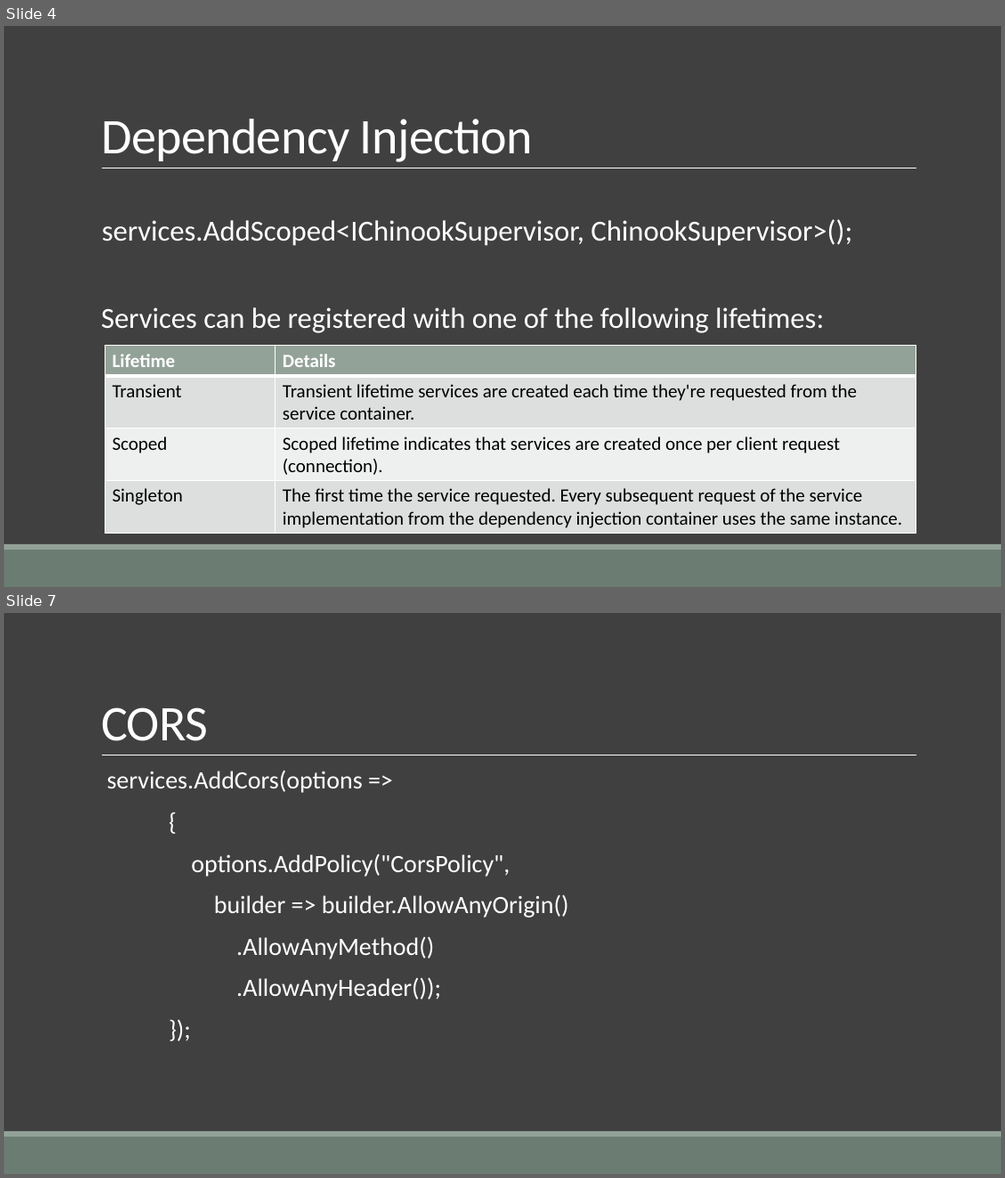
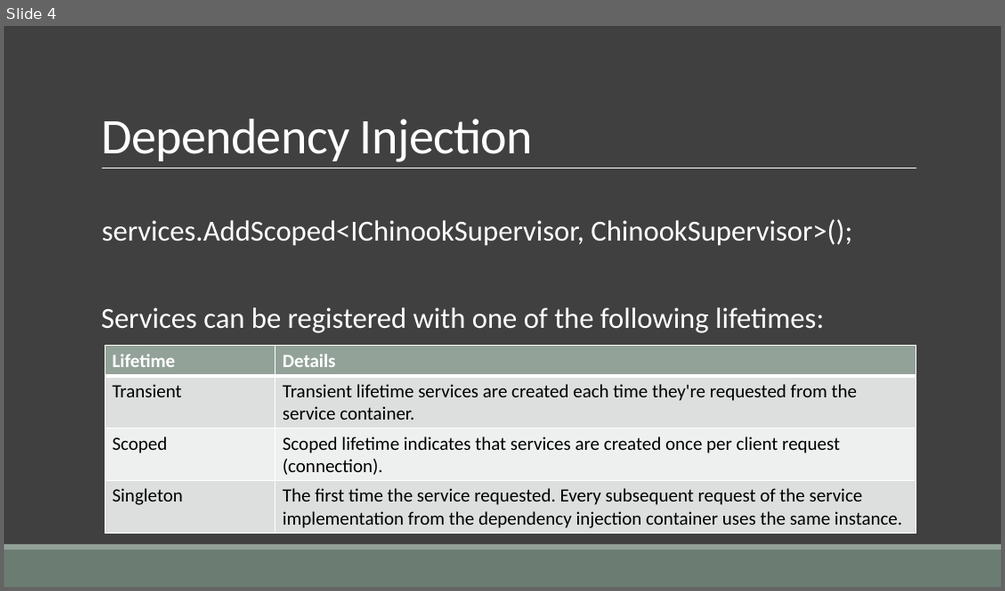
Before and after one commit to cwoodruff/aspnet-5-web-api-workshop, a slide deck: module-1/01-06 Developing the API Endpoints/01-06 Developing the Web API endpoints.pptx. Shown one above the other, each under a label of ours: slides 4 and 7 before the commit, slide 4 after it; the slides between them are not shown. The pictures are 1005x1178 and 1005x591 pixels, drawn with LibreOffice and Linux fonts; fonts in the diff are those of the drawing. Boxes give left, top, right and bottom in pixels: in the first picture for what was removed or moved away, otherwise in the second. Text is boxed around its words. In the diff, an @@ line names an element or a change of style, - is before the commit and + after.

```diff
--- a/module-1/01-06 Developing the API Endpoints/01-06 Developing the Web API endpoints.pptx
+++ b/module-1/01-06 Developing the API Endpoints/01-06 Developing the Web API endpoints.pptx
@@ slide 7 removed at (x1=4, y1=613, x2=1001, y2=1174), background #404040; not listed: 3 template elements that a slide beside it also shows @@
@@ title removed at (x1=101, y1=707, x2=208, y2=741) @@
-CORS
@@ text removed at (x1=107, y1=770, x2=569, y2=1000) @@
-  services.AddCors(options =>
-  {
-  options.AddPolicy("CorsPolicy",
-  builder => builder.AllowAnyOrigin()
-  .AllowAnyMethod()
-  .AllowAnyHeader());
-  });
```
Also in this commit, not shown: 6 other slides removed, 9 other files.
